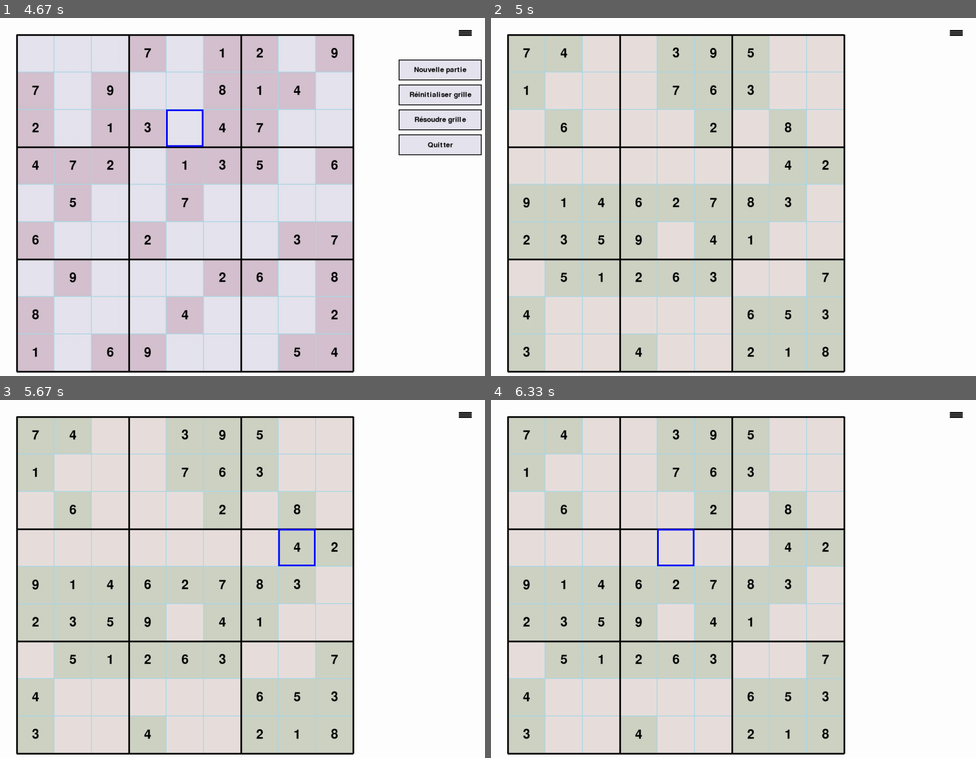
Above: before the commit, frames 1-4 (two rows, left to right).
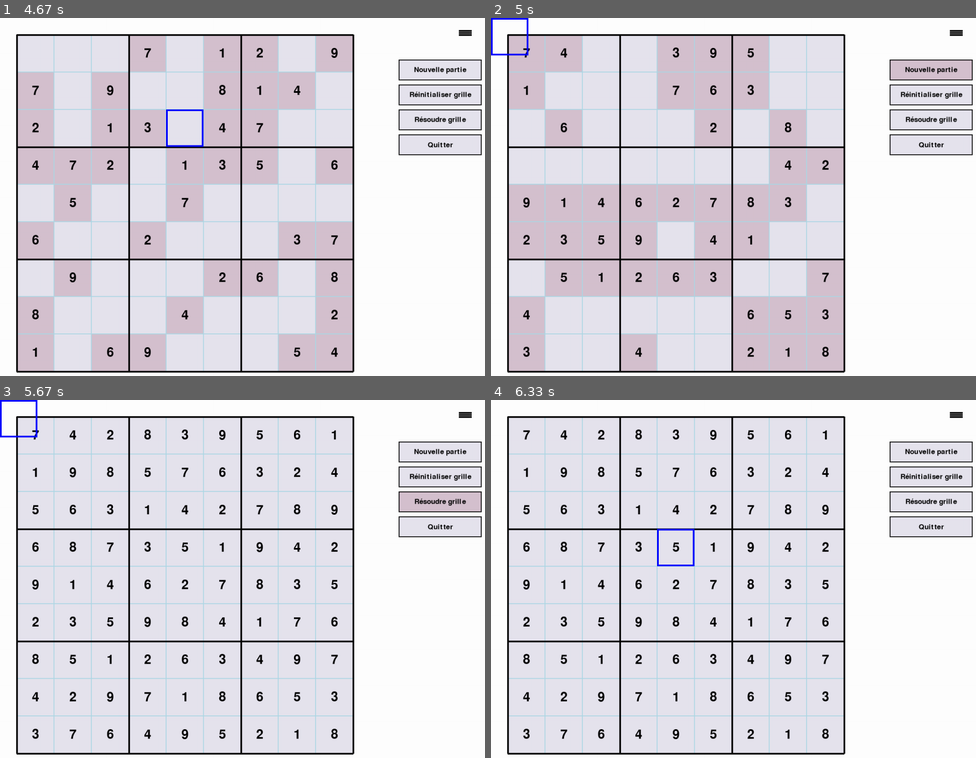
Above: after the commit, the same moments.

Repository: blues1961/sudoku
Game: pygame game, started from sudokupygame.py
Two runs of this game, one before a commit and one after it. Both use one fixed random seed, a clock stepped at 60 frames per second and the inputs below.
Inputs (mouse positions are in pixels of both pictures, inside the frame that each line leads up to):
- Up to frame 1 (4.67 s): press the mouse at (111, 204) at 0.37 s; move the mouse to (101, 175) at 0.47 s; release the mouse at (97, 150) at 0.6 s; press the mouse at (111, 89) at 0.7 s; move the mouse to (198, 186) at 0.8 s; release the mouse at (286, 282) at 0.93 s; press the mouse at (184, 53) at 1.03 s; move the mouse to (179, 89) at 1.13 s; release the mouse at (179, 128) at 1.27 s; press the mouse at (111, 53) at 1.37 s; move the mouse to (155, 157) at 1.47 s; release the mouse at (203, 265) at 1.6 s; press the mouse at (72, 164) at 1.7 s; move the mouse to (101, 193) at 1.8 s; release the mouse at (126, 222) at 1.93 s; press the mouse at (33, 204) at 2.03 s; move the mouse to (237, 136) at 2.13 s; release the mouse at (436, 68) at 2.27 s; press the mouse at (223, 128) at 2.37 s; move the mouse to (155, 125) at 2.47 s; release the mouse at (87, 121) at 2.6 s; press the mouse at (111, 204) at 2.7 s; move the mouse to (223, 154) at 2.8 s; release the mouse at (334, 107) at 2.93 s; press the mouse at (257, 128) at 3.03 s; move the mouse to (237, 222) at 3.13 s; release the mouse at (218, 318) at 3.27 s; press the mouse at (145, 89) at 3.37 s; move the mouse to (116, 136) at 3.47 s; release the mouse at (87, 179) at 3.6 s; press the mouse at (33, 204) at 3.7 s; move the mouse to (223, 200) at 3.8 s; release the mouse at (407, 197) at 3.93 s; press the mouse at (184, 128) at 4.03 s; move the mouse to (291, 200) at 4.13 s; release the mouse at (402, 272) at 4.27 s; press the mouse at (465, 35) at 4.37 s; move the mouse to (373, 136) at 4.47 s; release the mouse at (281, 236) at 4.6 s
- Up to frame 2 (5 s): click "Nouvelle partie" at 4.72 s
- Up to frame 3 (5.67 s): press the mouse at (295, 546) at 5.03 s; move the mouse to (276, 604) at 5.13 s; release the mouse at (257, 657) at 5.27 s; click (441, 500) at 5.38 s, where only the run after the commit has a clickable "Résoudre grille"
- Up to frame 4 (6.33 s): press the mouse at (563, 510) at 5.7 s; move the mouse to (651, 521) at 5.8 s; release the mouse at (738, 532) at 5.93 s; press the mouse at (675, 546) at 6.03 s; move the mouse to (733, 553) at 6.13 s; release the mouse at (791, 561) at 6.27 s

Frame 1 is identical in both runs. In frame 2, 4.2% of the frame differs, in the area x 0-100%, y 0-39%; in frame 3, 37%, in the area x 0-100%, y 0-99%; in frame 4, 37%.

Commit message:
remove unused attribute

Diff:
--- a/sudokupygame.py
+++ b/sudokupygame.py
@@ -4,10 +4,10 @@
 
 class SudokuGame:
 
-    def __init__(self,grid,solution):
-
-        if not grid:
-           grid = [[0] * 9 for _ in range(9)]
+    def __init__(self,grille,solution):
+
+        if not grille:
+           grille = [[0] * 9 for _ in range(9)]
 
         pygame.init()
         self.screen = pygame.display.set_mode((1200, 900))
@@ -21,17 +21,17 @@
         self.font_menu = pygame.font.Font(None,25)
         self.cell_size = 90
         self.cell_margin = 0
-        self.board_margin = 40
+        self.grid_margin = 40
 
         self.menu_open = False  # Variable pour indiquer si le menu est ouvert
         self.hovered_option = None  # Variable pour suivre l'option survolée par la souris
 
 
-        self.board = grid
+        self.grid = grille
         self.solution=solution
         self.menu_option_rects = []  # Rectangles des options de menu
         self.selected_cell = None
-        self.game_started = False
+
 
         self.menu_option_rects = []  # Rectangles des options de menu
         self.create_widgets()
@@ -40,11 +40,8 @@
         self.initial_color=pygame.Color(random.randint(190,220),random.randint(190,220),random.randint(190,220))
         self.completed_color=pygame.Color(random.randint(220,250),random.randint(220,250),random.randint(220,250))
 
-        self.dernier_clic = None
-
-        self.textbox_rect = pygame.Rect(0,0,0,0)
+        self.textbox_rect=None
         self.input_text = ""
-        self.textbox_active = False
         self.candidate_mode = False
 
     def create_menu(self):
@@ -60,14 +57,13 @@
 
     def create_menu_options(self):
         self.menu_option_rects = []  # Réinitialiser la liste des rectangles des options de menu
-        menu_top = self.board_margin + 60
-        menu_left = self.screen.get_width() - self.board_margin - 200
+        menu_top = self.grid_margin + 60
+        menu_left = self.screen.get_width() - self.grid_margin - 200
         for index, option in enumerate(self.menu_options):
             option_rect = pygame.Rect(menu_left,menu_top + index * 60,200,50)
             self.menu_option_rects.append(option_rect)
 
     def draw_menu_button(self):
-
         pygame.draw.rect(self.screen, pygame.Color('white'), self.menu_button)
         pygame.draw.line(self.screen, pygame.Color('black'), (1105, 30), (1135, 30), 4)
         pygame.draw.line(self.screen, pygame.Color('black'), (1105, 35), (1135, 35), 4)
@@ -103,26 +99,25 @@
         else:
              self.hovered_option = None
 
-    def draw_board(self):
+    def draw_window(self):
         self.draw_grid()  # Dessiner la grille
-        self.draw_menu_button()
+        self.draw_menu_button()  #dessiner bouton hamburger du menu
         if self.menu_open:
             pos = pygame.mouse.get_pos()
             for index, option_rect in enumerate(self.menu_option_rects):
                 if option_rect.collidepoint(pos):
                     self.hovered_option = index  # Mettre à jour l'option survolée
             self.draw_menu_options()  # Dessiner les options de menu
-
         pygame.display.flip()
 
     def create_widgets(self):
-        self.cells = [{'rect': pygame.Rect(self.board_margin + j * (self.cell_size + self.cell_margin),
-                                   self.board_margin+i * (self.cell_size + self.cell_margin),
+        self.cells = [{'rect': pygame.Rect(self.grid_margin + j * (self.cell_size + self.cell_margin),
+                                   self.grid_margin+i * (self.cell_size + self.cell_margin),
                                    self.cell_size, self.cell_size),
-               'value': self.board[i][j],
+               'value': self.grid[i][j],
                'row': i,
                'col': j,
-               'editable': self.board[i][j] == 0,
+               'editable': self.grid[i][j] == 0,
                'candidate': ""}
               for i in range(9) for j in range(9)]
 
@@ -198,7 +193,7 @@
             if self.selected_cell:
                 pygame.draw.rect(self.screen, self.selected_rect_color, self.selected_rect, thickness)
 
-            if self.textbox_active:
+            if self.candidate_mode:
                     pygame.draw.rect(self.screen, pygame.Color('white'), self.textbox_rect)
                     pygame.draw.rect(self.screen, pygame.Color('red'), self.textbox_rect,4)
                     text = self.font_candidate.render(self.selected_cell['candidate'], True, pygame.Color('black'))
@@ -210,11 +205,10 @@
         self.selected_rect.topleft = cell['rect'].topleft
 
     def update_candidate(self):
-        left = self.board_margin + self.selected_cell['col'] * (self.cell_size + self.cell_margin)
-        top =  self.board_margin + self.selected_cell['row'] * (self.cell_size + self.cell_margin)
+        left = self.grid_margin + self.selected_cell['col'] * (self.cell_size + self.cell_margin)
+        top =  self.grid_margin + self.selected_cell['row'] * (self.cell_size + self.cell_margin)
         self.textbox_rect = pygame.Rect(left,top,self.cell_size, self.cell_size)
         while True:
-            self.textbox_active=True
             self.input_text= self.selected_cell['candidate']
             for event in pygame.event.get():
                 if event.type == pygame.KEYDOWN:
@@ -222,20 +216,22 @@
                         self.input_text += event.unicode
                     elif event.key == pygame.K_RETURN:
                         print("Entered text:", self.input_text)
-                        self.textbox_active=False
+                        self.candidate_mode=False
                         self.selected_cell['candidate']=self.input_text
                         return
                     elif event.key == pygame.K_BACKSPACE or event.key == pygame.K_DELETE:
                         self.input_text = self.input_text[:-1]
                 elif event.type == pygame.MOUSEBUTTONDOWN:
-                    self.textbox_active=False
+                    self.candidate_mode=False
                     return
             self.selected_cell['candidate']=self.input_text
-            self.draw_board()
+            self.draw_window()
 
     def start_new_game(self):
         grid,solution = generate_sudoku()
-        self.__init__(grid,solution)
+        self.grid = grid
+        self.solution = solution
+        self.create_widgets()
 
 
     def reinitialize_grid(self):
@@ -249,13 +245,8 @@
         current_grid = [[0 for _ in range(9)] for _ in range(9)]
         for cell in self.cells:
             current_grid[cell["row"]][cell["col"]] = cell['value']
-        self.board=solve(current_grid)
+        self.grid=solve(current_grid)
         self.create_widgets()
-
-
-
-
-
 
     def handle_events(self):
         for event in pygame.event.get():
@@ -271,6 +262,8 @@
             elif event.type == pygame.MOUSEBUTTONUP:
                 if event.button==3:
                     self.candidate_mode = not self.candidate_mode
+                    print("self.camdidate_mode",self.candidate_mode)
+                    print("self.selected_cell",self.selected_cell)
                     if self.candidate_mode and self.selected_cell:
                         if self.selected_cell['editable']:
                             self.update_candidate()
@@ -301,7 +294,7 @@
     def play_game(self):
         while True:
             self.handle_events()
-            self.draw_board()
+            self.draw_window()
 
     def run(self):
         self.play_game()
